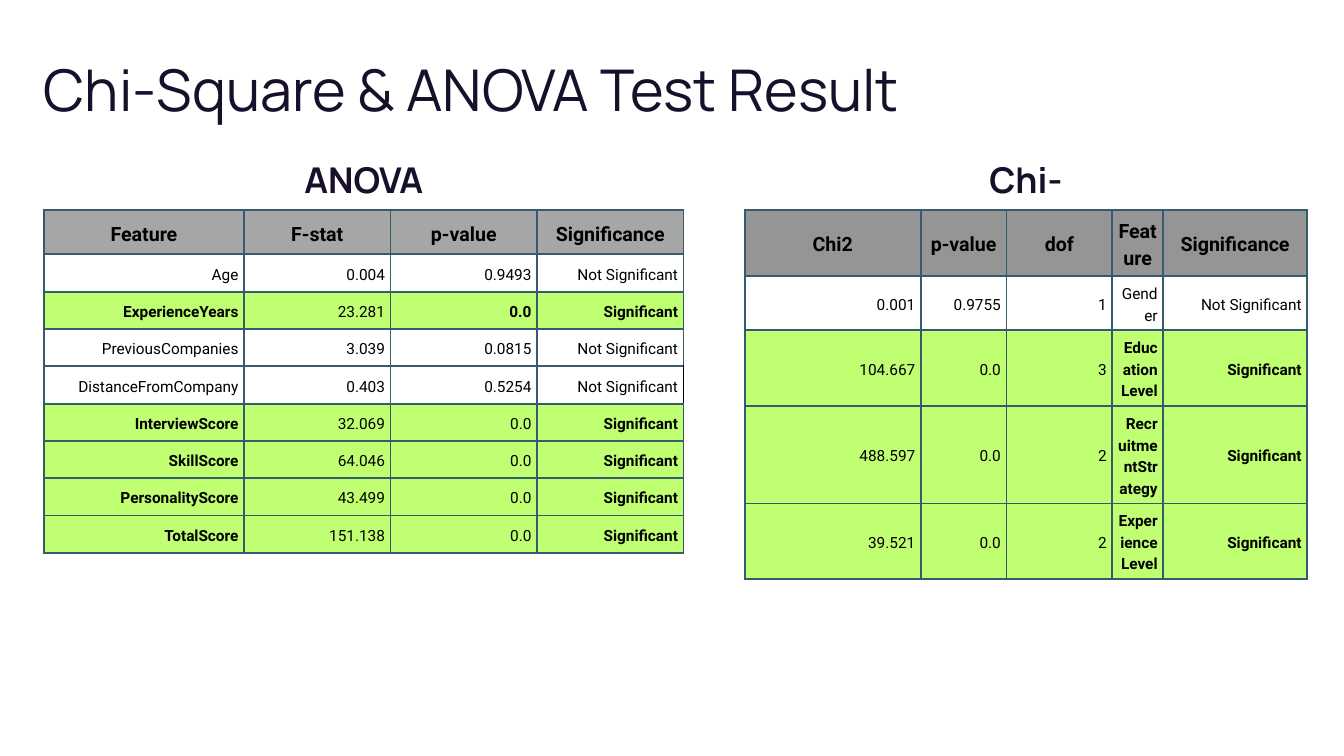
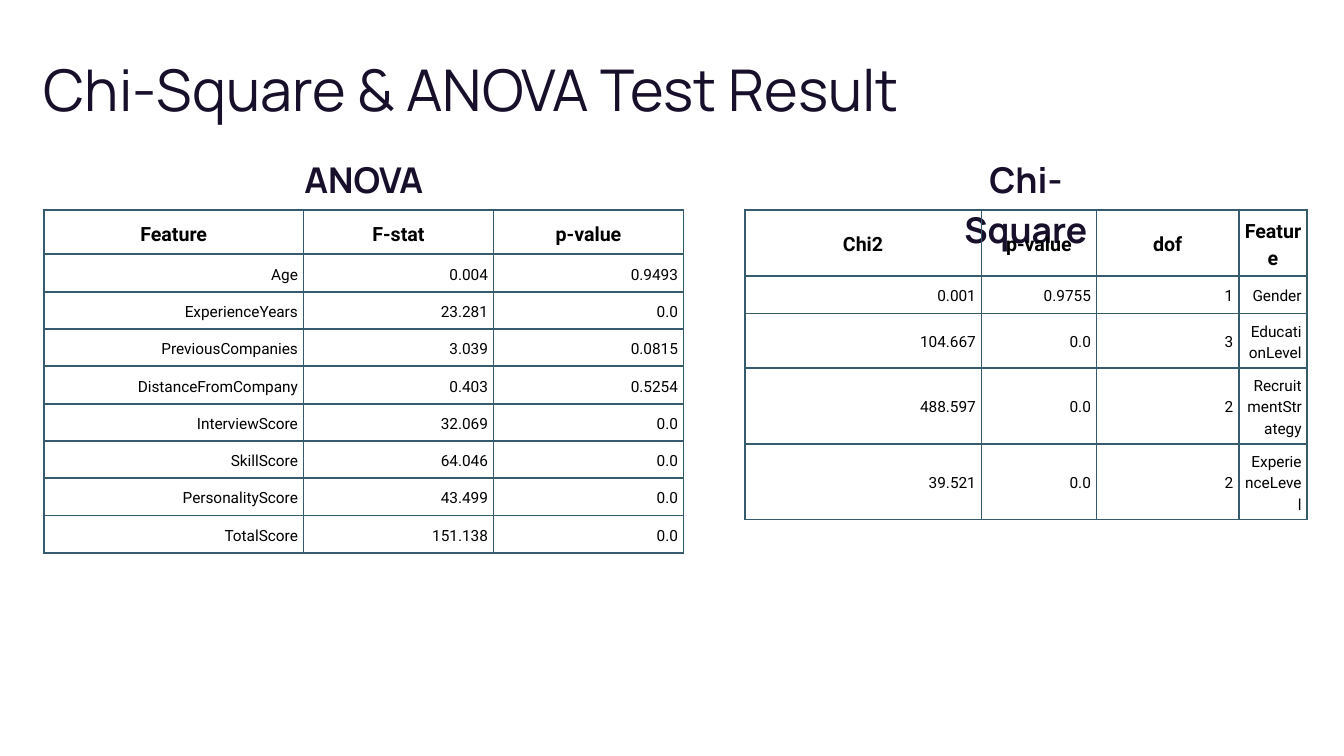
Before and after one commit to fadlinur/Final-Project, a slide deck: slide 7 of Stage 1/Exploratory Data Analysis.pptx. Drawn at 1344x756 pixels with LibreOffice and Linux fonts; fonts in the diff are those of the drawing; background and template pictures are left out. Boxes give left, top, right and bottom in pixels: in the first picture for what was removed or moved away, otherwise in the second. Text is boxed around its words. In the diff, an @@ line names an element or a change of style, - is before the commit and + after.

```diff
--- a/Stage 1/Exploratory Data Analysis.pptx
+++ b/Stage 1/Exploratory Data Analysis.pptx
@@ table at (44,210,683,552) @@
-column 4: Significance | Not Significant | Significant | Not Significant | Not Significant | Significant | Significant | Significant | Significant
@@ table at (745,210,1307,492) @@
-column 5: Significance | Not Significant | Significant | Significant | Significant
```
Also in this commit, not shown: 6 other slides changed, 9 slides added, 5 slides removed.
